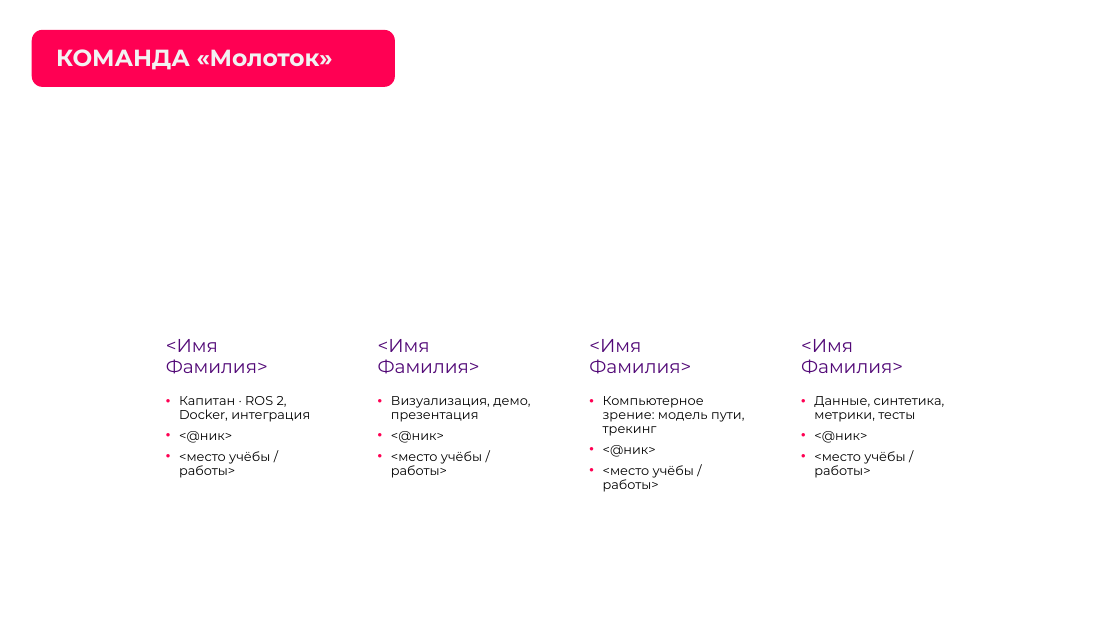
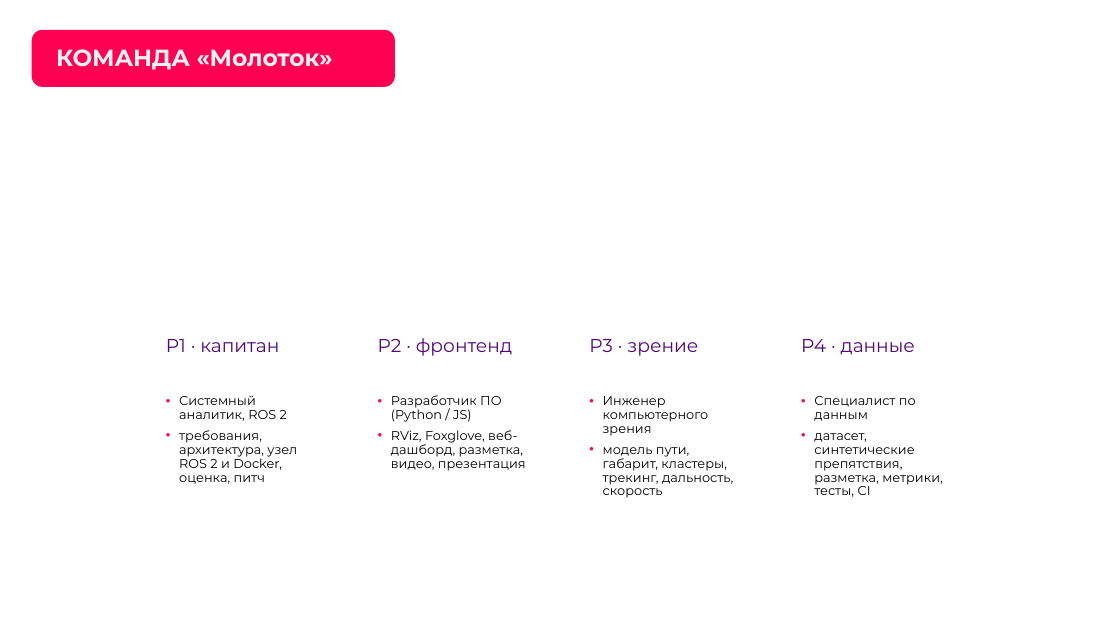
Before and after one commit to pmixay/ReSense, a slide deck: slide 3 of docs/presentation/ReSense_LCT2026.pptx. Drawn at 1120x630 pixels with LibreOffice and Linux fonts; fonts in the diff are those of the drawing; background and template pictures are left out. Boxes give left, top, right and bottom in pixels: in the first picture for what was removed or moved away, otherwise in the second. Text is boxed around its words. In the diff, an @@ line names an element or a change of style, - is before the commit and + after.

```diff
--- a/docs/presentation/ReSense_LCT2026.pptx
+++ b/docs/presentation/ReSense_LCT2026.pptx
@@ text at [166, 339, 279, 352]: text changed @@
-<Имя Фамилия>
+P1 · капитан
@@ text at [378, 338, 512, 356]: text changed @@
-<Имя Фамилия>
+P2 · фронтенд
@@ text at [589, 339, 698, 356]: text changed @@
-<Имя Фамилия>
+P3 · зрение
@@ text at [801, 339, 915, 355]: text changed @@
-<Имя Фамилия>
+P4 · данные
@@ text at [179, 395, 297, 484]: text changed @@
-• Капитан · ROS 2, Docker, интеграция
-• <@ник>
-• <место учёбы / работы>
+• Системный аналитик, ROS 2
+• требования, архитектура, узел ROS 2 и Docker, оценка, питч
@@ text at [391, 395, 526, 471]: text changed @@
-• Визуализация, демо, презентация
-• <@ник>
-• <место учёбы / работы>
+• Разработчик ПО (Python / JS)
+• RViz, Foxglove, веб-дашборд, разметка, видео, презентация
@@ text at [603, 396, 733, 498]: text changed @@
-• Компьютерное зрение: модель пути, трекинг
-• <@ник>
-• <место учёбы / работы>
+• Инженер компьютерного зрения
+• модель пути, габарит, кластеры, трекинг, дальность, скорость
@@ text at [814, 396, 943, 497]: text changed @@
-• Данные, синтетика, метрики, тесты
-• <@ник>
-• <место учёбы / работы>
+• Специалист по данным
+• датасет, синтетические препятствия, разметка, метрики, тесты, CI
```
Also in this commit, not shown: 8 other slides changed, 6 other files.
